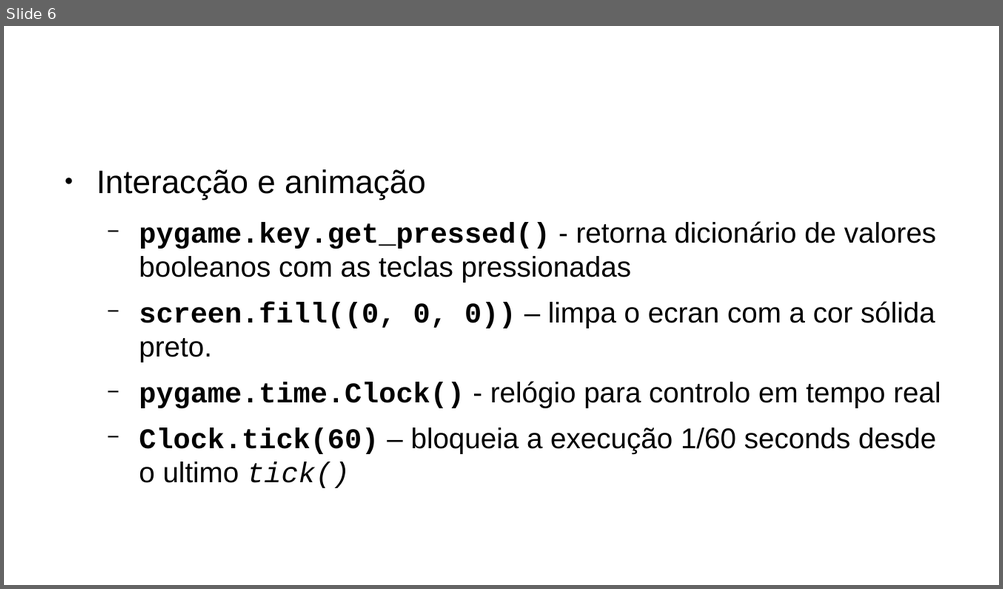
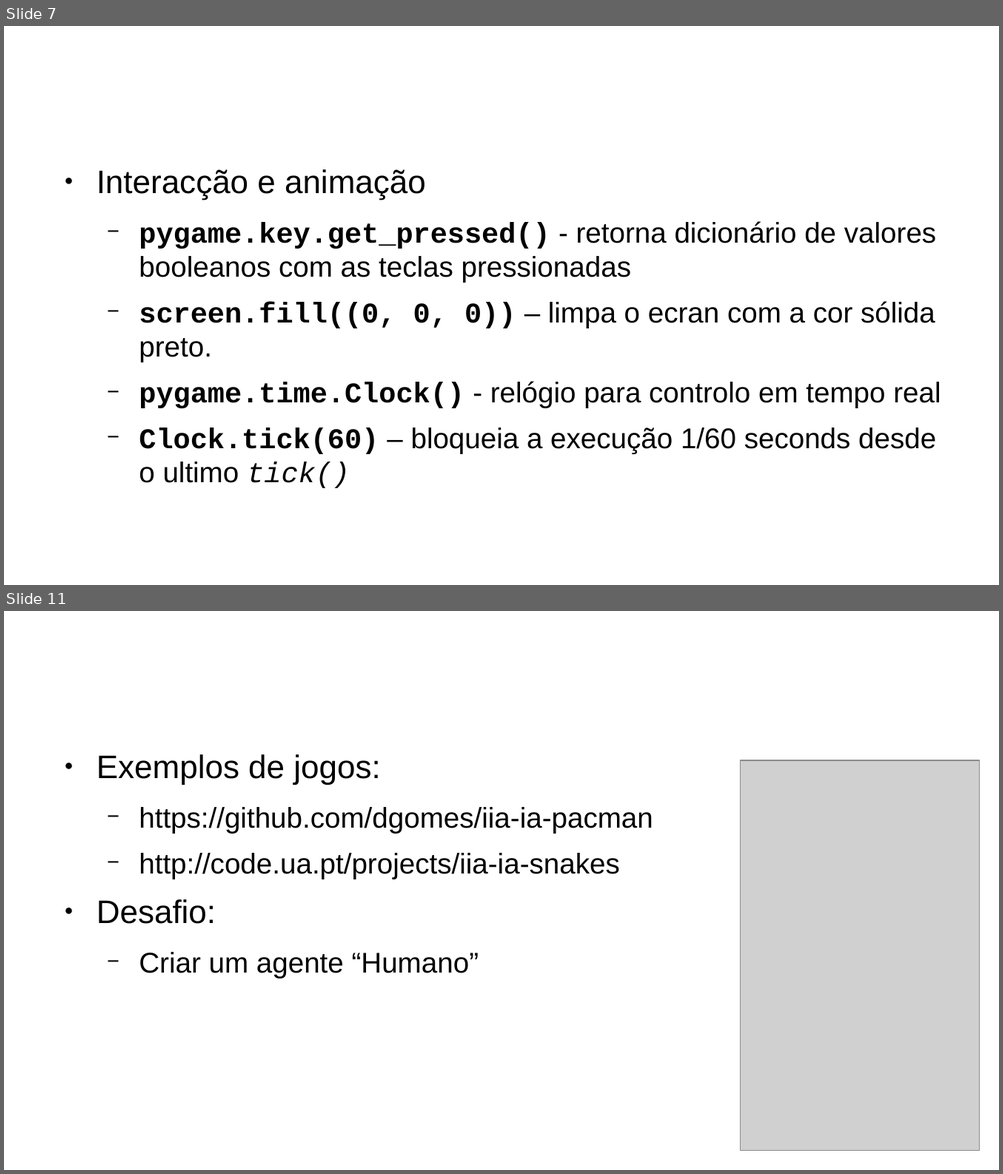
Before and after one commit to dgomes/pygame_tutorial, a slide deck: Introducao ao PyGame.odp. Shown one above the other, each under a label of ours: slide 6 before the commit, slides 7 and 11 after it; the slides between them are not shown. The pictures are 1003x589 and 1003x1174 pixels, drawn with LibreOffice and Linux fonts; fonts in the diff are those of the drawing; grey boxes stand for pictures; background and template pictures are left out. Boxes give left, top, right and bottom in pixels: in the first picture for what was removed or moved away, otherwise in the second. Text is boxed around its words. In the diff, an @@ line names an element or a change of style, - is before the commit and + after.

```diff
--- a/Introducao ao PyGame.odp
+++ b/Introducao ao PyGame.odp
@@ slide 11 added at bbox=[4, 611, 999, 1170], background #FFFFFF @@
@@ title added at bbox=[54, 632, 747, 725], 35.7 pt, text #FFFFFF @@
+BOSS
@@ text added at bbox=[96, 755, 653, 978], 22.8 pt, text #000000 @@
+● Exemplos de jogos:
+  − https://github.com/dgomes/iia-ia-pacman
+  − http://code.ua.pt/projects/iia-ia-snakes
+● Desafio:
+  − Criar um agente “Humano”
@@ picture added at bbox=[740, 760, 979, 1152] @@
@@ what was slide 6 is now slide 7 @@
```
Also in this commit, not shown: 5 slides changed, 3 other slides added.
